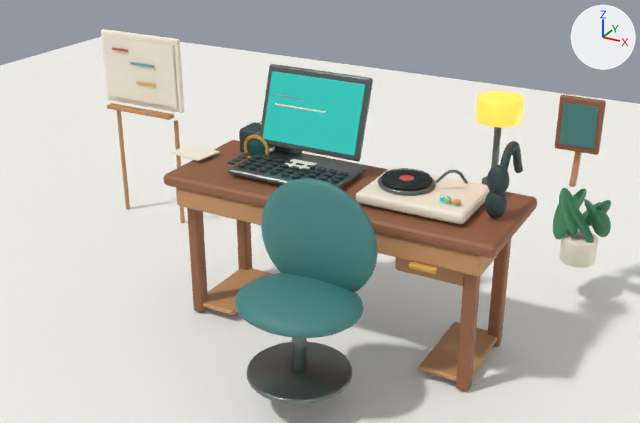
One commit to the Blender file room-3d/source/qianyu-room.blend: the scene before it, then after it.
Before and after are seen from a camera (50 mm lens) standing at (9.6, -13.15, 9.67) and looking at (1.15, 2.21, 1.99). Arrows for +X, +Y and +Z are at upper right; the lights stay in place. The older version comes first.

The first picture shows 'chair_back', 'chair_base', 'chair_seat', 'desk_apron', 'desk_leg.002', 'desk_top', 'macbook_base', 'macbook_screen', 'research_easel_face', 'research_easel_frame', 'research_easel_leg', 'research_easel_leg.001', 'research_easel_note', 'research_easel_note.001', 'research_easel_note.002', 'research_easel_tray', 'screen', 'studio_floor', 'turntable_body' and 44 more.
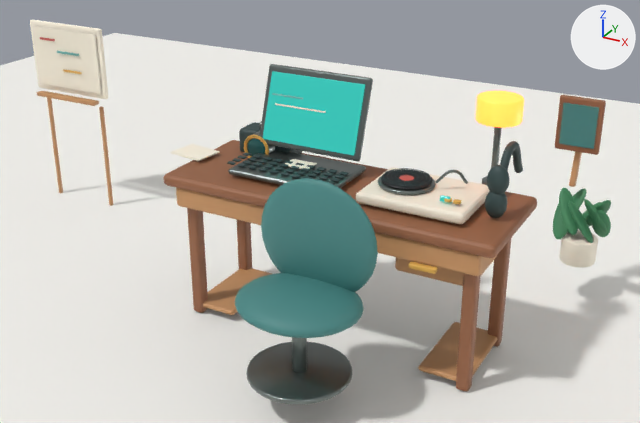
Diff of the bpy script that builds the scene:
```diff
--- a/room-3d/source/qianyu-room.blend.py
+++ b/room-3d/source/qianyu-room.blend.py
@@ ob_research_easel_frame @@
 ob_research_easel_frame = bpy.data.objects.new('research_easel_frame', me_cube_058)
-ob_research_easel_frame.location = (-4.85, 3.86, 3.95)
+ob_research_easel_frame.location = (-7.3, 3.86, 3.95)
 _m = ob_research_easel_frame.modifiers.new('soft_edges', 'BEVEL')
@@ ob_research_easel_face @@
 ob_research_easel_face = bpy.data.objects.new('research_easel_face', me_cube_059)
-ob_research_easel_face.location = (-4.85, 3.77, 3.95)
+ob_research_easel_face.location = (-7.3, 3.77, 3.95)
 _m = ob_research_easel_face.modifiers.new('soft_edges', 'BEVEL')
@@ ob_research_easel_leg @@
 ob_research_easel_leg = bpy.data.objects.new('research_easel_leg', me_cube_060)
-ob_research_easel_leg.location = (-5.78, 3.89, 1.26)
+ob_research_easel_leg.location = (-8.23, 3.89, 1.26)
 _m = ob_research_easel_leg.modifiers.new('soft_edges', 'BEVEL')
@@ ob_research_easel_leg_001 @@
 ob_research_easel_leg_001 = bpy.data.objects.new('research_easel_leg.001', me_cube_061)
-ob_research_easel_leg_001.location = (-3.92, 3.89, 1.26)
+ob_research_easel_leg_001.location = (-6.37, 3.89, 1.26)
 _m = ob_research_easel_leg_001.modifiers.new('soft_edges', 'BEVEL')
@@ ob_research_easel_tray @@
 ob_research_easel_tray = bpy.data.objects.new('research_easel_tray', me_cube_062)
-ob_research_easel_tray.location = (-4.85, 3.64, 2.95)
+ob_research_easel_tray.location = (-7.3, 3.64, 2.95)
 _m = ob_research_easel_tray.modifiers.new('soft_edges', 'BEVEL')
@@ ob_research_easel_note @@
 ob_research_easel_note = bpy.data.objects.new('research_easel_note', me_cube_063)
-ob_research_easel_note.location = (-5.4, 3.72, 4.45)
+ob_research_easel_note.location = (-7.85, 3.72, 4.45)
 _m = ob_research_easel_note.modifiers.new('soft_edges', 'BEVEL')
@@ ob_research_easel_note_001 @@
 ob_research_easel_note_001 = bpy.data.objects.new('research_easel_note.001', me_cube_064)
-ob_research_easel_note_001.location = (-4.72, 3.72, 4.15)
+ob_research_easel_note_001.location = (-7.17, 3.72, 4.15)
 _m = ob_research_easel_note_001.modifiers.new('soft_edges', 'BEVEL')
@@ ob_research_easel_note_002 @@
 ob_research_easel_note_002 = bpy.data.objects.new('research_easel_note.002', me_cube_065)
-ob_research_easel_note_002.location = (-4.64, 3.72, 3.67)
+ob_research_easel_note_002.location = (-7.09, 3.72, 3.67)
 _m = ob_research_easel_note_002.modifiers.new('soft_edges', 'BEVEL')
```

Location of each change, [x1, y1, x2, y2] in pixels of the pictures (640 x 423 px):
'research_easel_face', moved
    before: [103, 36, 177, 108]
    after: [32, 26, 102, 95]
'research_easel_frame', moved
    before: [101, 29, 184, 113]
    after: [30, 20, 109, 100]
'research_easel_leg', moved
    before: [117, 110, 130, 210]
    after: [47, 97, 63, 193]
'research_easel_tray', moved
    before: [107, 103, 174, 120]
    after: [37, 91, 99, 106]
'research_easel_leg.001', moved
    before: [174, 120, 185, 223]
    after: [99, 106, 113, 206]
'research_easel_note.001', moved
    before: [130, 62, 154, 68]
    after: [57, 51, 79, 56]
'research_easel_note.002', moved
    before: [136, 81, 156, 87]
    after: [63, 69, 82, 74]
'research_easel_note', moved
    before: [112, 48, 128, 52]
    after: [40, 37, 55, 41]
